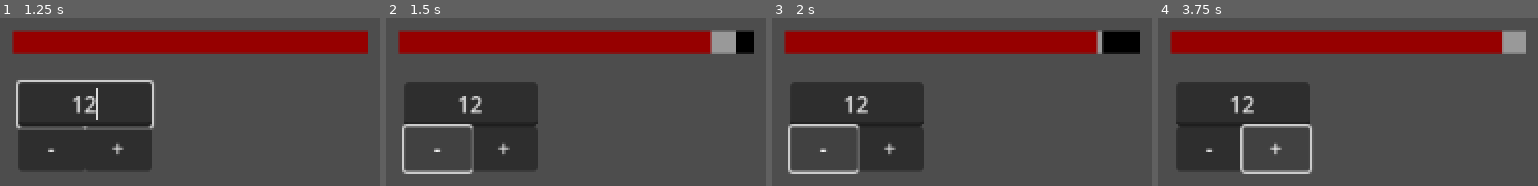
Above: before the commit, frames 1-4 (left to right).
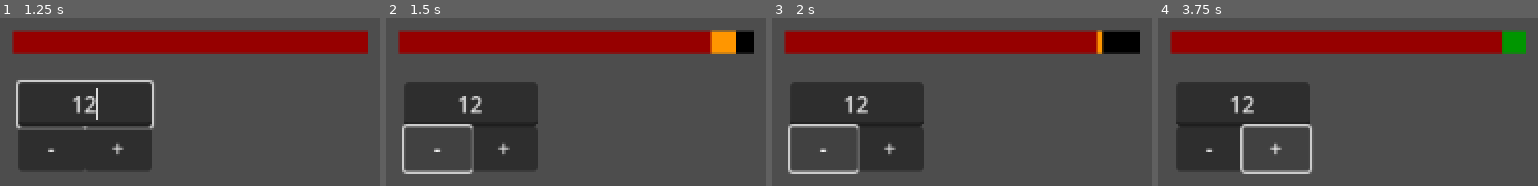
Above: after the commit, the same moments.

Repository: Xanmal877/The-Runic-Isles-MVM-28
Game: Godot game, scene res://scenes/test.tscn
Same seed, same stepped clock (60 frames per second), same inputs: the game is played once before the commit and once after it.
Inputs (mouse positions are in pixels of both pictures, inside the frame that each line leads up to):
- Up to frame 1 (1.25 s): click (83, 105) at 0.52 s; type "12" at 0.6 s
- Up to frame 2 (1.5 s): click "-" at 1.25 s
- Up to frame 3 (2 s): no input
- Up to frame 4 (3.75 s): click "+" at 2 s; click "-" at 2.75 s; click "+" at 3.5 s

Frame 1 is identical in both runs. In frame 2, 1.0% of the frame differs, in the area x 85-93%, y 7-22%; in frame 3, 0.3%; in frame 4, 0.9%.

Commit message:
bug_fix

Diff:
--- a/scripts/health_bar.gd
+++ b/scripts/health_bar.gd
@@ -10,6 +10,7 @@
 	positive_alteration()
 	negative_health_change()
 	negative_alteration()
+	alteration_color_switch()
 	update_max_health()
 
 
